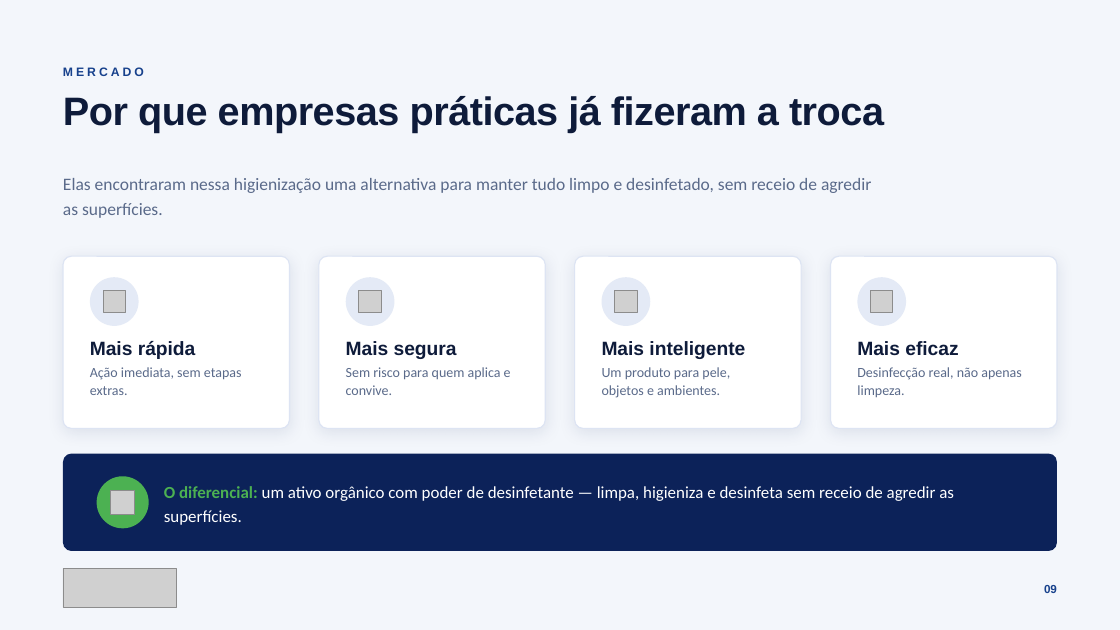
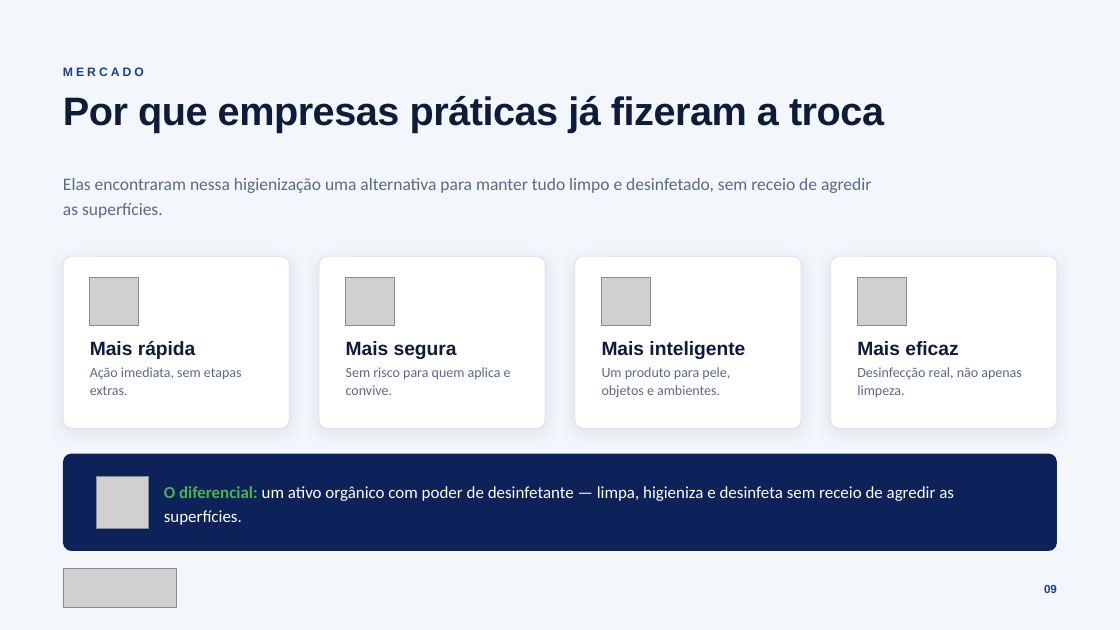
Before and after one commit to eglisbandeira40/Victor, a slide deck: slide 9 of apresentacao/Acido-Hipocloroso-Apresentacao.pptx. Drawn at 1120x630 pixels with LibreOffice and Linux fonts; fonts in the diff are those of the drawing; grey boxes stand for pictures. Boxes give left, top, right and bottom in pixels: in the first picture for what was removed or moved away, otherwise in the second. Text is boxed around its words. In the diff, an @@ line names an element or a change of style, - is before the commit and + after.

```diff
--- a/apresentacao/Acido-Hipocloroso-Apresentacao.pptx
+++ b/apresentacao/Acido-Hipocloroso-Apresentacao.pptx
@@ ellipse removed at <box>90,277,139,326</box> @@
@@ picture added at <box>90,277,139,326</box> @@
@@ picture removed at <box>103,291,126,313</box> @@
@@ ellipse removed at <box>346,277,395,326</box> @@
@@ picture added at <box>346,277,395,326</box> @@
@@ picture removed at <box>359,291,381,313</box> @@
@@ ellipse removed at <box>602,277,650,326</box> @@
@@ picture added at <box>602,277,650,326</box> @@
@@ picture removed at <box>615,291,638,313</box> @@
@@ ellipse removed at <box>858,277,907,326</box> @@
@@ picture added at <box>858,277,907,326</box> @@
@@ picture removed at <box>870,291,893,313</box> @@
@@ ellipse removed at <box>97,476,149,528</box> @@
@@ picture added at <box>97,476,149,528</box> @@
@@ picture removed at <box>111,491,135,515</box> @@
```
Also in this commit, not shown: 9 other slides changed, 3 other files.
